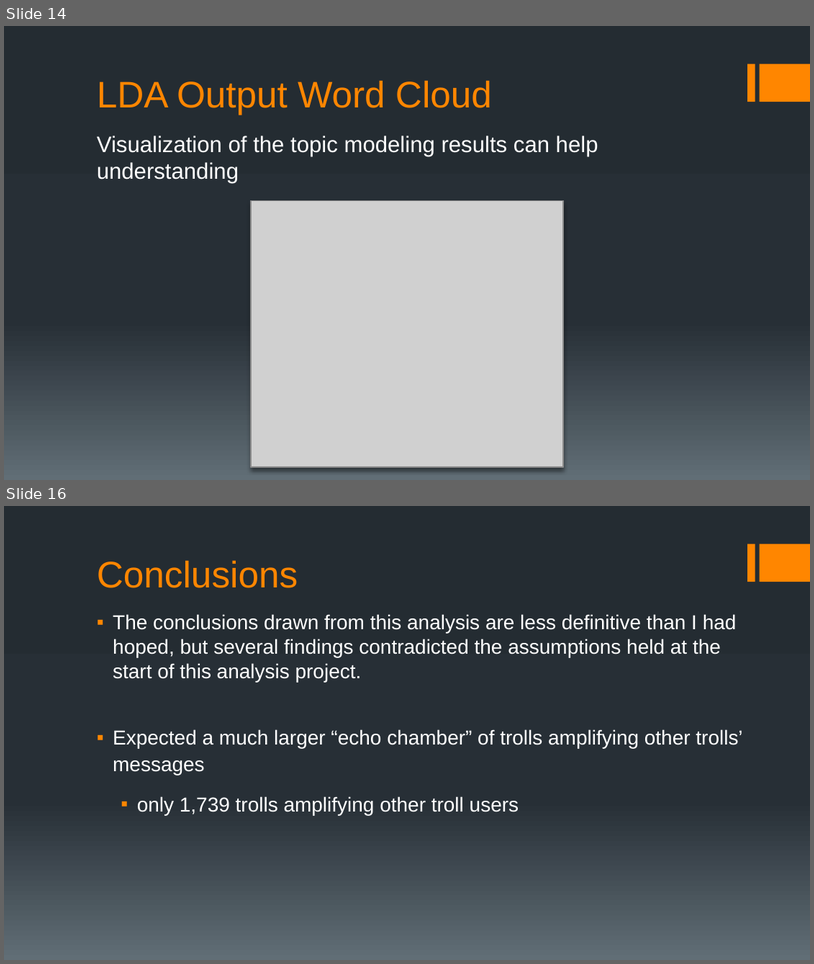
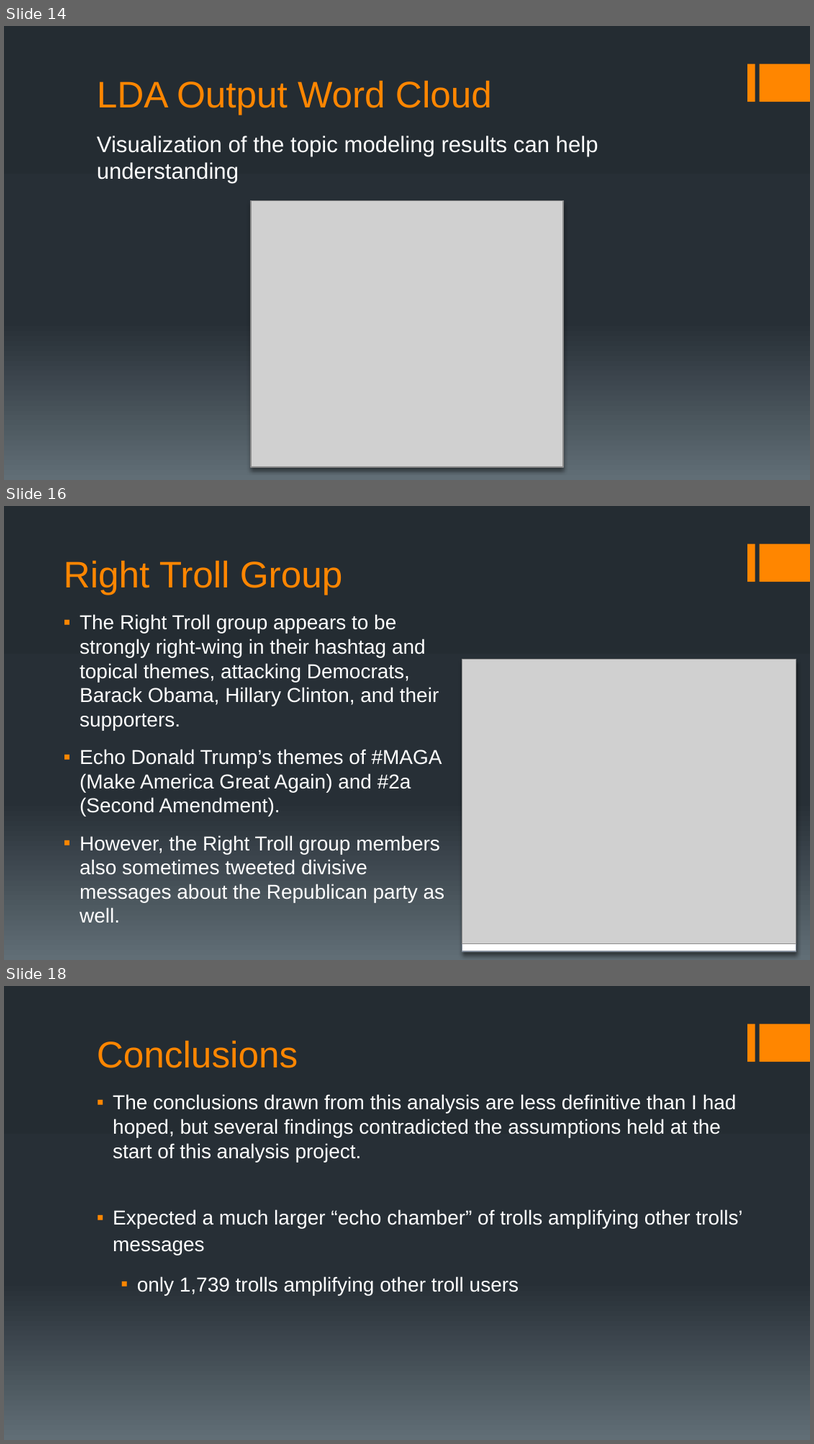
Before and after one commit to chudzikr/Capstone2, a slide deck: reports/Capstone2_Final_Report_Pres.pptx. Shown one above the other, each under a label of ours: slides 14 and 16 before the commit, slides 14, 16 and 18 after it; the slides between them are not shown. The pictures are 814x964 and 814x1444 pixels, drawn with LibreOffice and Linux fonts; fonts in the diff are those of the drawing; grey boxes stand for pictures. Boxes give left, top, right and bottom in pixels: in the first picture for what was removed or moved away, otherwise in the second. Text is boxed around its words. In the diff, an @@ line names an element or a change of style, - is before the commit and + after.

```diff
--- a/reports/Capstone2_Final_Report_Pres.pptx
+++ b/reports/Capstone2_Final_Report_Pres.pptx
@@ slide 16 added at (x1=4, y1=506, x2=810, y2=960), background gradient #242C33 to #273037 to #636D76; not listed: 2 template elements that a slide beside it also shows @@
@@ title added at (x1=64, y1=560, x2=343, y2=595), 33 pt, text #FF8600 @@
+Right Troll Group
@@ text added at (x1=80, y1=614, x2=445, y2=923), 18 pt, text #FFFFFF @@
+▪ The Right Troll group appears to be strongly right-wing in their hashtag and topical themes, attacking Democrats, Barack Obama, Hillary Clinton, and their supporters.
+▪ Echo Donald Trump’s themes of #MAGA (Make America Great Again) and #2a (Second Amendment).
+▪ However, the Right Troll group members also sometimes tweeted divisive messages about the Republican party as well.
@@ rectangle added at (x1=462, y1=659, x2=796, y2=951), fill #FFFFFF, outline #838D9B 1 pt @@
@@ picture added at (x1=462, y1=659, x2=796, y2=944) @@
@@ what was slide 16 is now slide 18 @@
```
Also in this commit, not shown: 2 slides changed, 1 other slide added.
